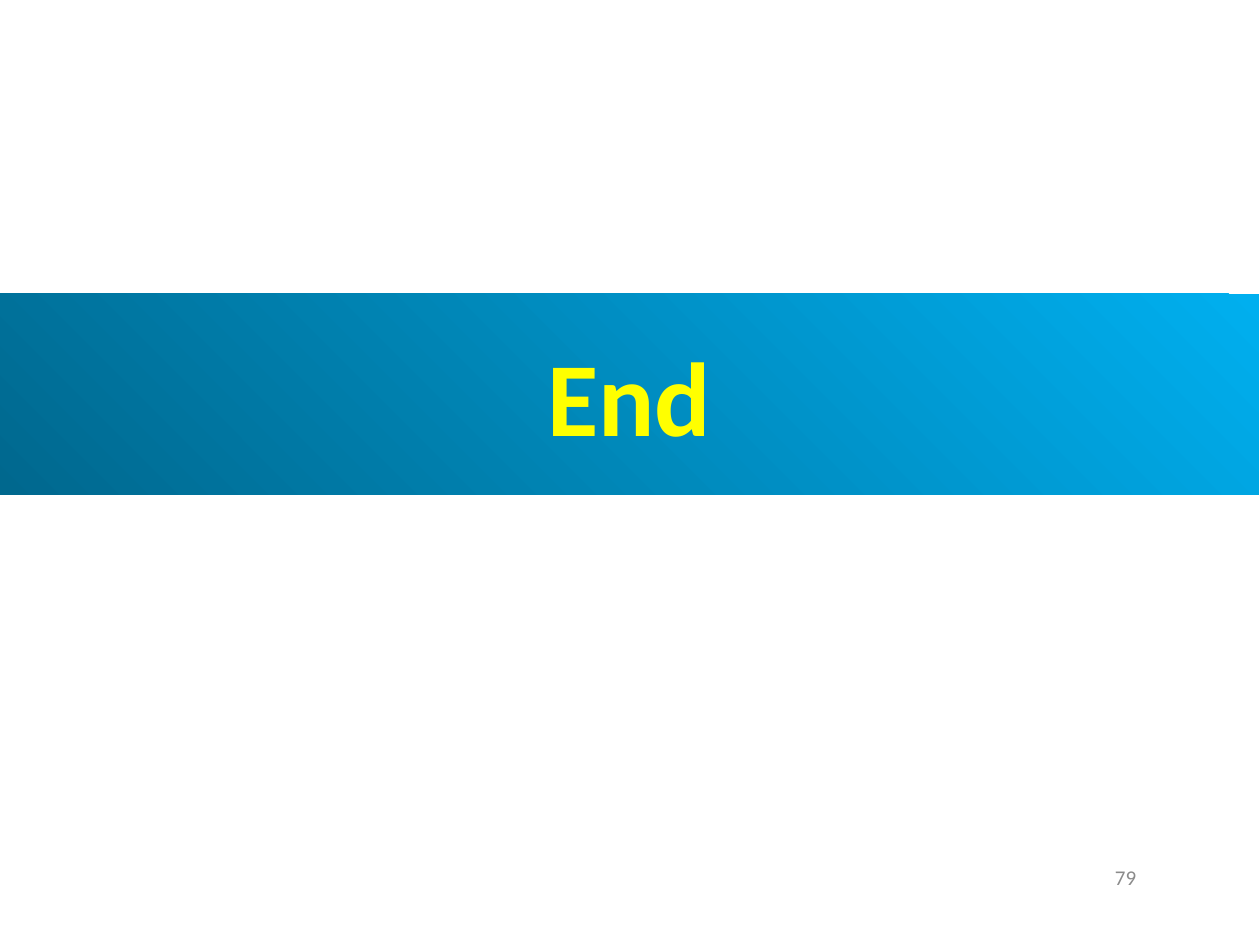
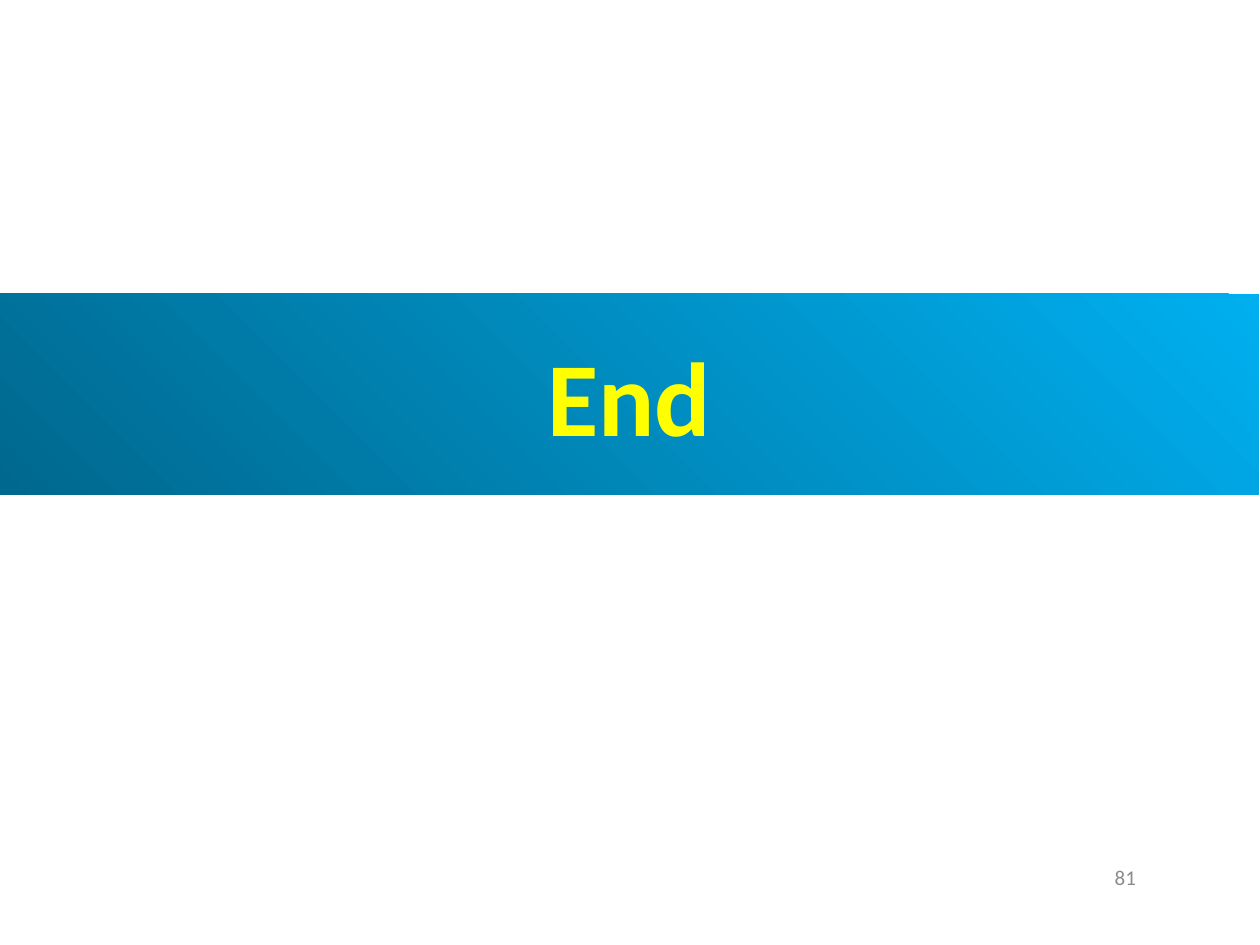
Before and after one commit to peterhchen/AIU_CS850_Gem5_McPAT, a slide deck: slide 81 of 050_Gem5/013.SampleSim/000_Video/013.SampleSim.ppt (slide 79 before the commit). Drawn at 1260x945 pixels with LibreOffice and Linux fonts; fonts in the diff are those of the drawing. Boxes give left, top, right and bottom in pixels: in the first picture for what was removed or moved away, otherwise in the second. Text is boxed around its words. In the diff, an @@ line names an element or a change of style, - is before the commit and + after.

```diff
--- a/050_Gem5/013.SampleSim/000_Video/013.SampleSim.ppt
+++ b/050_Gem5/013.SampleSim/000_Video/013.SampleSim.ppt
@@ page number removed at (1115, 871, 1136, 885) @@
-79
@@ page number added at (1115, 871, 1136, 885), 12 pt, text #8B8B8B @@
+81
```
Also in this commit, not shown: 19 other slides changed, 2 slides added.
